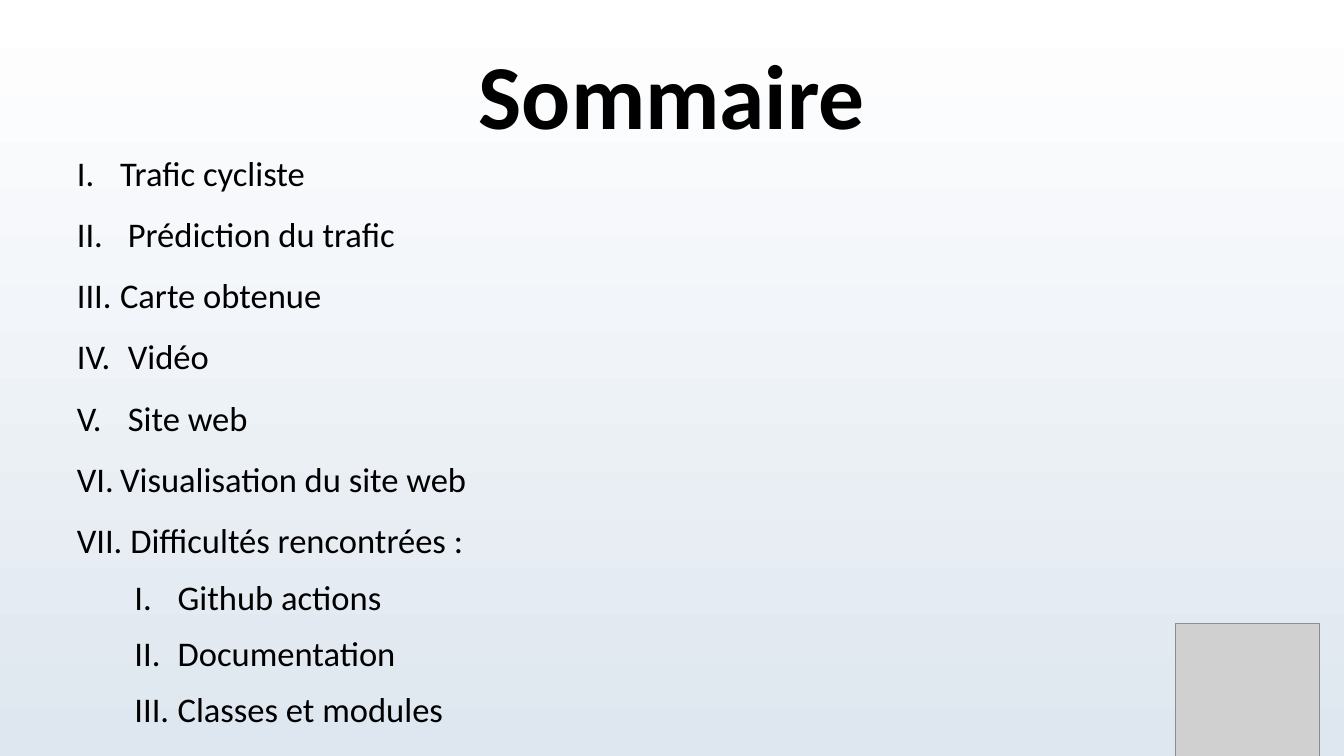
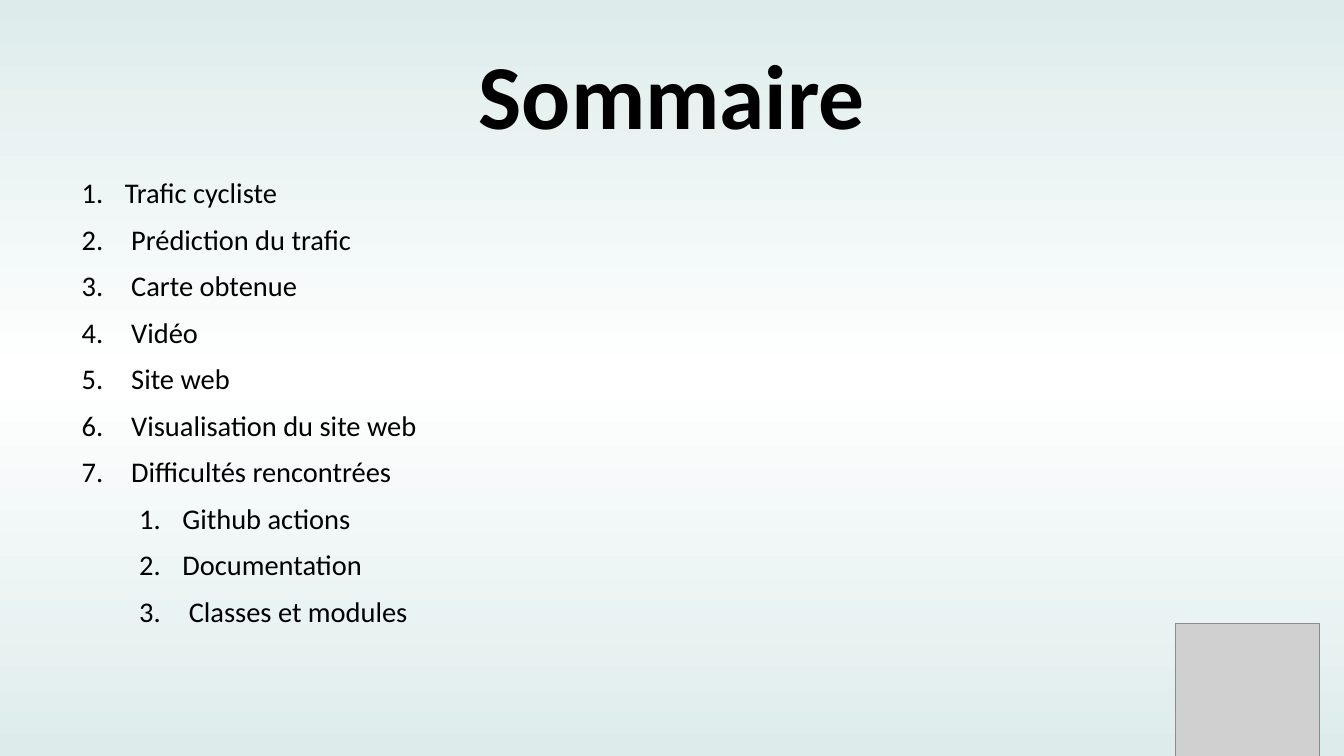
Before and after one commit to DamienMariac/HAX712X, a slide deck: slide 2 of slides/Présentation_bikemap.odp. Drawn at 1344x756 pixels with LibreOffice and Linux fonts; fonts in the diff are those of the drawing; grey boxes stand for pictures. Boxes give left, top, right and bottom in pixels: in the first picture for what was removed or moved away, otherwise in the second. Text is boxed around its words. In the diff, an @@ line names an element or a change of style, - is before the commit and + after.

```diff
--- a/slides/Présentation_bikemap.odp
+++ b/slides/Présentation_bikemap.odp
@@ background gradient #FFFFFF to #DEE6EF to gradient #DDECEB to #FFFFFF @@
@@ text "Trafic cycliste": place and size @@
-text "Trafic cycliste" at (120, 162, 466, 723)
+text "Trafic cycliste" at (125, 183, 416, 623)
@@ text "Trafic cycliste" at (125, 183, 416, 623): vertical alignment top to middle @@
@@ text at (125, 183, 416, 623): size 20.4 to 16.8 pt in "Trafic cycliste", "Prédiction du trafic", "Carte obtenue", "Vidéo" and 5 more places; bullet I. to 1.; line spacing 0.9 to 0.8; less space between paragraphs @@
@@ text at (131, 462, 392, 483): text changed; size 20.4 to 16.8 pt @@
-VII. Difficultés rencontrées :
+7. Difficultés rencontrées
```
Also in this commit, not shown: 7 other slides changed, 3 slides added, 3 slides removed.
